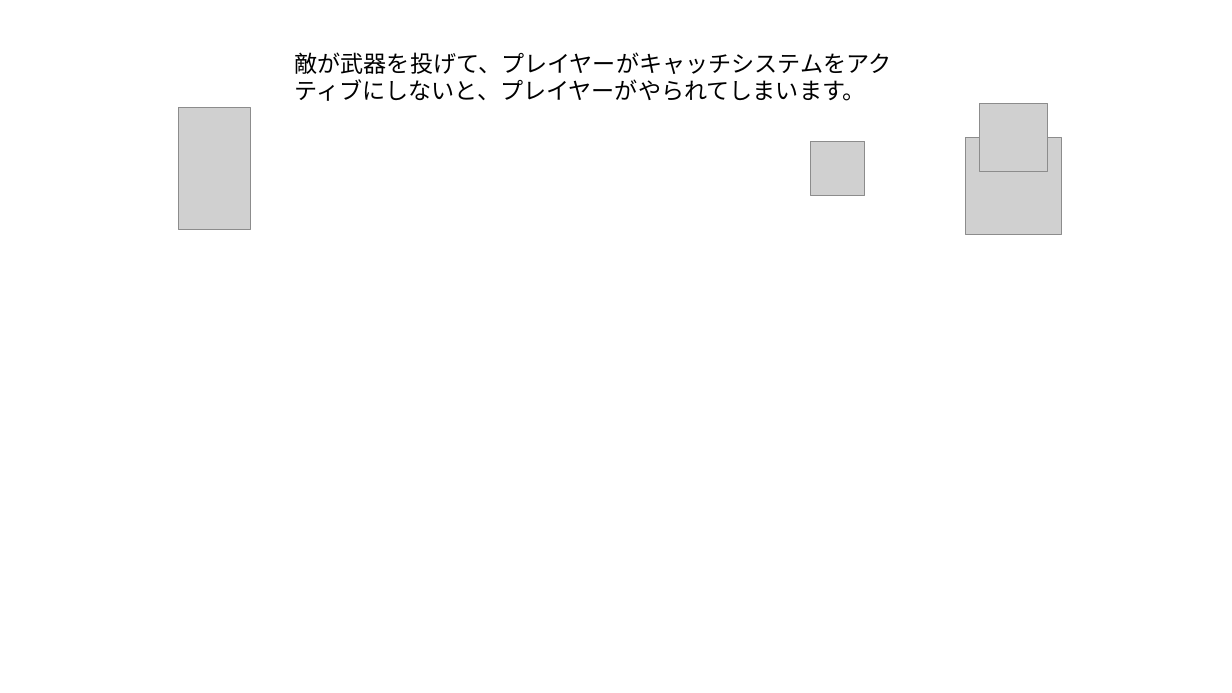
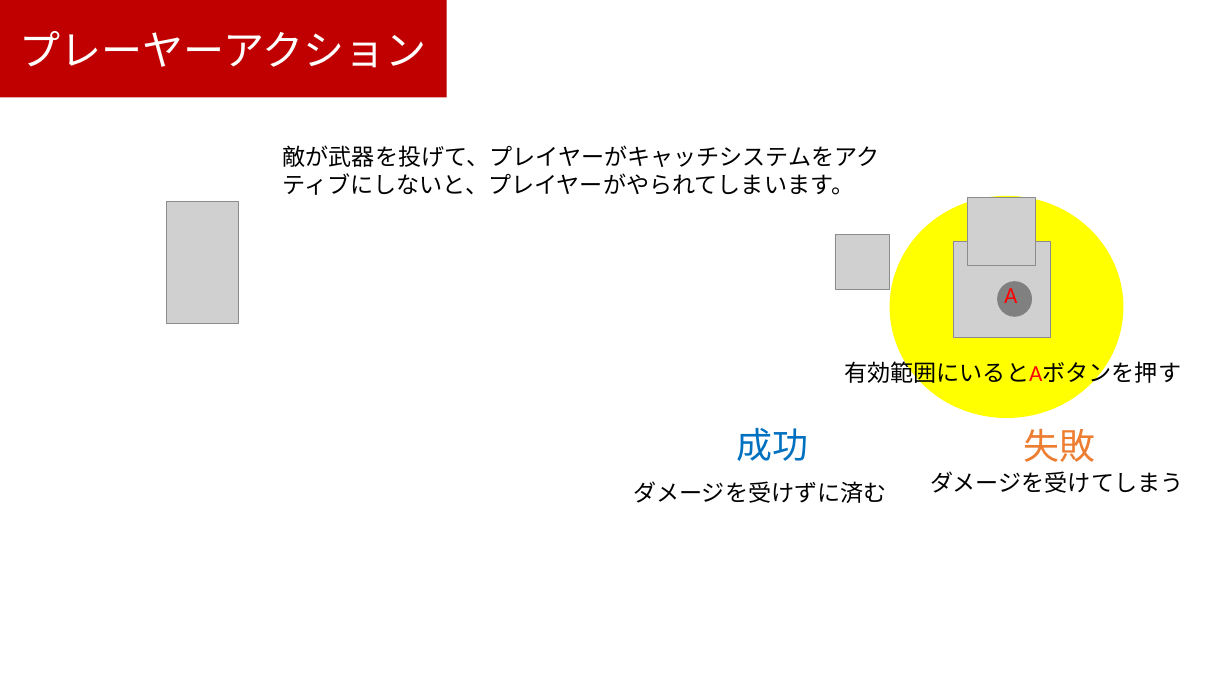
Before and after one commit to kawanami1022/2.5DActionGameProject, a slide deck: slide 24 of すみませんASOゲームショウまでに間に合いませんでした.pptx (slide 25 before the commit). Drawn at 1232x693 pixels with LibreOffice and Linux fonts; fonts in the diff are those of the drawing; grey boxes stand for pictures. Boxes give left, top, right and bottom in pixels: in the first picture for what was removed or moved away, otherwise in the second. Text is boxed around its words. In the diff, an @@ line names an element or a change of style, - is before the commit and + after.

Commit message:
プレーヤーキャッチシステム追加記述
あたらしく機能をかきたしたから

```diff
--- a/すみませんASOゲームショウまでに間に合いませんでした.pptx
+++ b/すみませんASOゲームショウまでに間に合いませんでした.pptx
@@ rectangle added at box(0, 0, 446, 98), fill #C00000, 32 pt, text #FFFFFF @@
+プレーヤーアクション
@@ 2 pictures, 1 text: place and size @@
-2 pictures, 1 text at box(178, 52, 1048, 229)
+2 pictures, 1 text at box(166, 145, 1036, 323)
@@ ellipse added at box(890, 196, 1124, 418), fill #FFFF00 @@
@@ picture: place and size @@
-picture at box(811, 141, 865, 196)
+picture at box(836, 235, 890, 289)
@@ picture: place and size @@
-picture at box(966, 138, 1063, 235)
+picture at box(954, 241, 1051, 338)
@@ ellipse added at box(997, 281, 1032, 317), fill #808080 @@
@@ text added at box(1004, 283, 1017, 303), 18 pt, text #FF0000 @@
+A
@@ text added at box(844, 358, 1181, 387), 18 pt, text #000000 @@
+有効範囲にいるとAボタンを押す
@@ text added at box(737, 428, 809, 461), 28 pt, text #0070C0 @@
+成功
@@ text added at box(1024, 429, 1096, 462), 28 pt, text #ED7D31 @@
+失敗
@@ text added at box(931, 471, 1184, 493), 18 pt, text #000000 @@
+ダメージを受けてしまう
@@ text added at box(634, 481, 887, 503), 18 pt, text #000000 @@
+ダメージを受けずに済む
```
